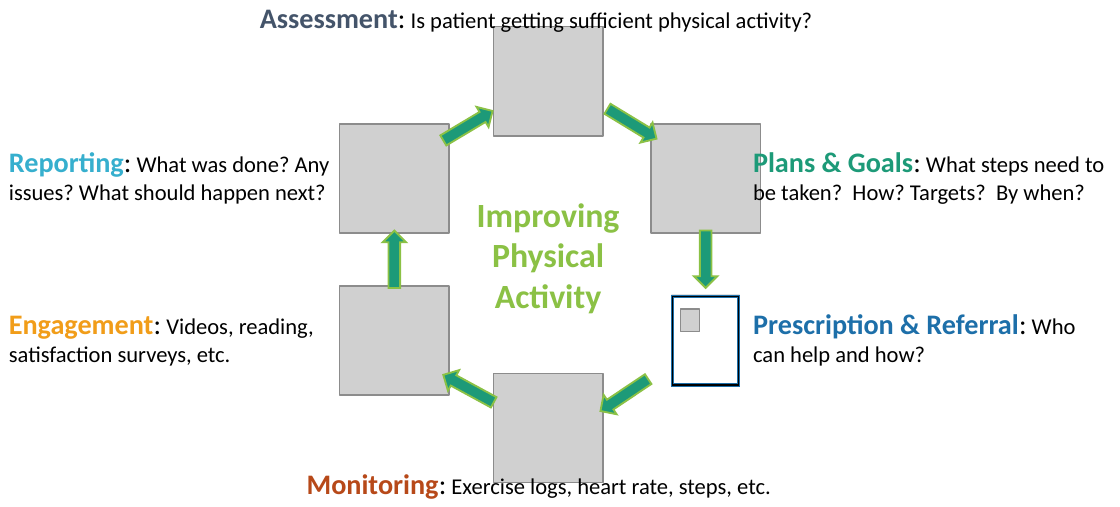
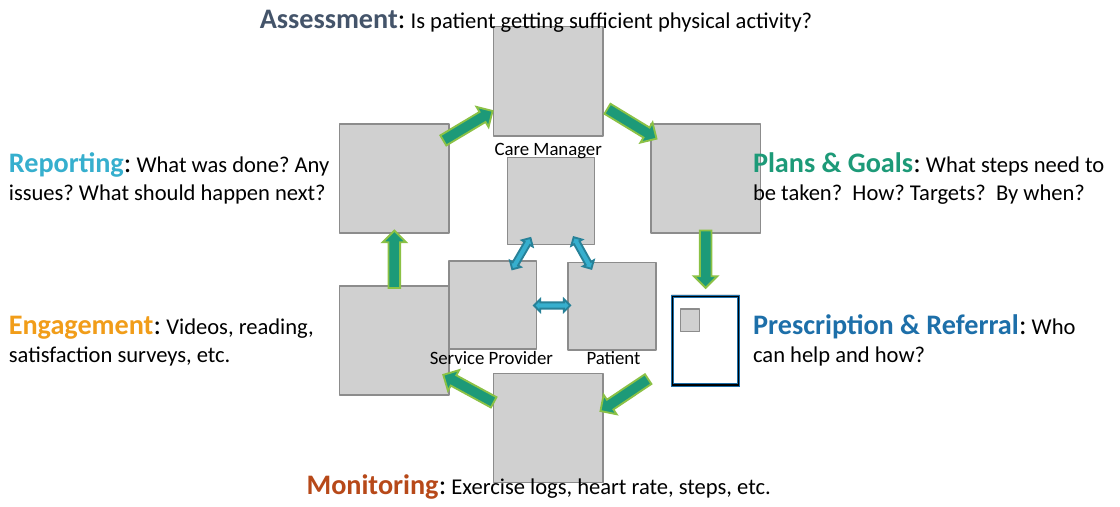
Before and after one commit to HL7/physical-activity, a slide deck: slide 1 of input/images-source/Physical Activity cycle.pptx. Drawn at 1120x507 pixels with LibreOffice and Linux fonts; fonts in the diff are those of the drawing; grey boxes stand for pictures. Boxes give left, top, right and bottom in pixels: in the first picture for what was removed or moved away, otherwise in the second. Text is boxed around its words. In the diff, an @@ line names an element or a change of style, - is before the commit and + after.

Commit message:
https://jira.hl7.org/browse/FHIR-40793 - Added participants into physical activity cycle diagram

```diff
--- a/input/images-source/Physical Activity cycle.pptx
+++ b/input/images-source/Physical Activity cycle.pptx
@@ text added at (x1=495, y1=142, x2=601, y2=161), 10 pt, text #000000 @@
+Care Manager
@@ picture added at (x1=507, y1=157, x2=593, y2=244) @@
@@ text removed at (x1=477, y1=203, x2=620, y2=314) @@
-Improving Physical Activity
@@ left right arrow added at (x1=508, y1=234, x2=537, y2=271), fill #36AFCE, outline #288198 1 pt @@
@@ left right arrow added at (x1=569, y1=234, x2=597, y2=272), fill #36AFCE, outline #288198 1 pt @@
@@ picture added at (x1=448, y1=261, x2=536, y2=349) @@
@@ picture added at (x1=567, y1=263, x2=655, y2=351) @@
@@ left right arrow added at (x1=534, y1=299, x2=570, y2=311), fill #36AFCE, outline #288198 1 pt @@
@@ text added at (x1=430, y1=349, x2=553, y2=370), 10 pt, text #000000 @@
+Service Provider
@@ text added at (x1=587, y1=349, x2=641, y2=364), 10 pt, text #000000 @@
+Patient
```
Also in this commit, not shown: 2 other files.
